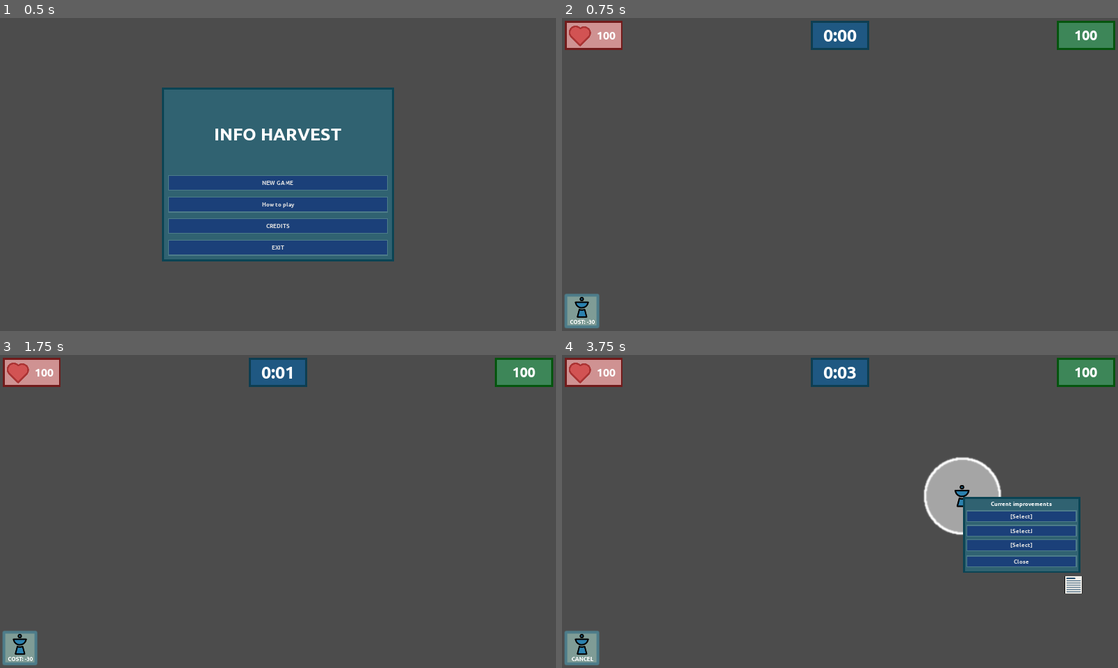
Above: before the commit, frames 1-4 (two rows, left to right).
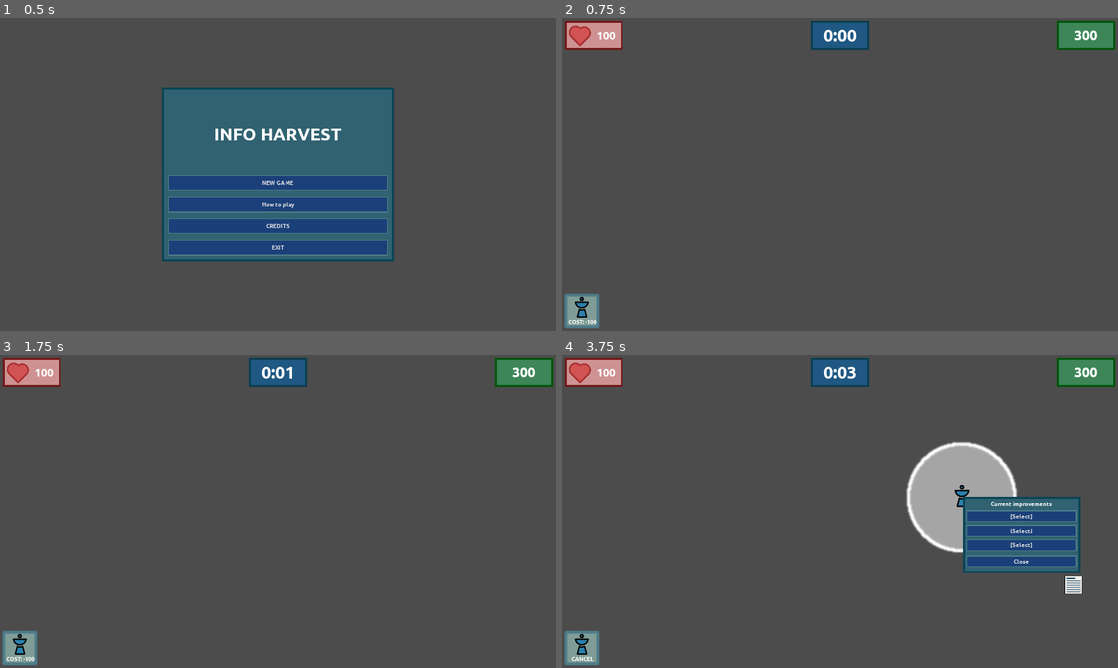
Above: after the commit, the same moments.

Repository: moisesjbc/info-harvest
Game: Godot game, scene res://menus/main_menu/main_menu.tscn
Same seed, same stepped clock (60 frames per second), same inputs: the game is played once before the commit and once after it.
Inputs (mouse positions are in pixels of both pictures, inside the frame that each line leads up to):
- Up to frame 1 (0.5 s): no input
- Up to frame 2 (0.75 s): click "NEW GAME" at 0.5 s
- Up to frame 3 (1.75 s): click "COST: -30" (after the commit: "COST: -100") at 1.25 s
- Up to frame 4 (3.75 s): click "COST: -30" (after the commit: "COST: -100") at 2 s; click "COST: -30" (after the commit: "COST: -100") at 2.75 s; tap Enter at 3.5 s; move the mouse to (962, 495) at 3.52 s; click (962, 495) at 3.67 s

Frame 1 is identical in both runs. In frame 2, less than 0.1% of the frame differs, in the area x 1-94%, y 4-98%; in frame 3, less than 0.1%; in frame 4, 2.5%, in the area x 61-94%, y 4-64%.
Error in both runs: Invalid call. Nonexistent function 'connect' in base 'Nil'. (res://gameplay/menus/improvement_panel.gd:39)

Commit message:
Add difficulty adjustments

Diff:
--- a/godot-project/gameplay/data_filter/data_filter.gd
+++ b/godot-project/gameplay/data_filter/data_filter.gd
@@ -1,7 +1,7 @@
 extends Node2D
 
 var data_in_area = []
-var scan_time = 1.0
+var scan_time = 1.5
 var refutation_speed = 400
 var target_data = null
 var bullet_scene = preload("res://gameplay/bullet/bullet.tscn")
--- a/godot-project/gameplay/data_filter/data_filter.tscn
+++ b/godot-project/gameplay/data_filter/data_filter.tscn
@@ -10,7 +10,7 @@
 extents = Vector2( 65, 97.5 )
 
 [sub_resource type="CircleShape2D" id=1]
-radius = 335.084
+radius = 477.559
 
 [node name="data_filter" type="Node2D"]
 script = ExtResource( 2 )
@@ -33,8 +33,8 @@
 shape = SubResource( 1 )
 
 [node name="influence_circle" type="Sprite" parent="influence_area"]
-position = Vector2( 5, -5 )
-scale = Vector2( 7, 7 )
+position = Vector2( 0, 5 )
+scale = Vector2( 9.98125, 9.98125 )
 texture = ExtResource( 3 )
 
 [node name="improvement_panel" parent="." instance=ExtResource( 4 )]
--- a/godot-project/gameplay/data_filters/data_filters.gd
+++ b/godot-project/gameplay/data_filters/data_filters.gd
@@ -3,7 +3,7 @@
 var data_filter_scene = preload("res://gameplay/data_filter/data_filter.tscn")
 var new_data_filter = null
 var new_data_filter_valid_position = false
-var new_data_filter_cost = 30
+var new_data_filter_cost = 100
 var score_node
 
 
@@ -17,7 +17,7 @@
 
 func _update_button_label():
 	if not new_data_filter:
-		$gui/creation_button/label.text = "COST: -30"
+		$gui/creation_button/label.text = "COST: -" + str(new_data_filter_cost)
 	else:
 		$gui/creation_button/label.text = "CANCEL"
 
--- a/godot-project/gameplay/main/score.gd
+++ b/godot-project/gameplay/main/score.gd
@@ -6,7 +6,7 @@
 
 
 func _ready():
-	set_score(100)
+	set_score(300)
 
 
 func set_score(new_score):
